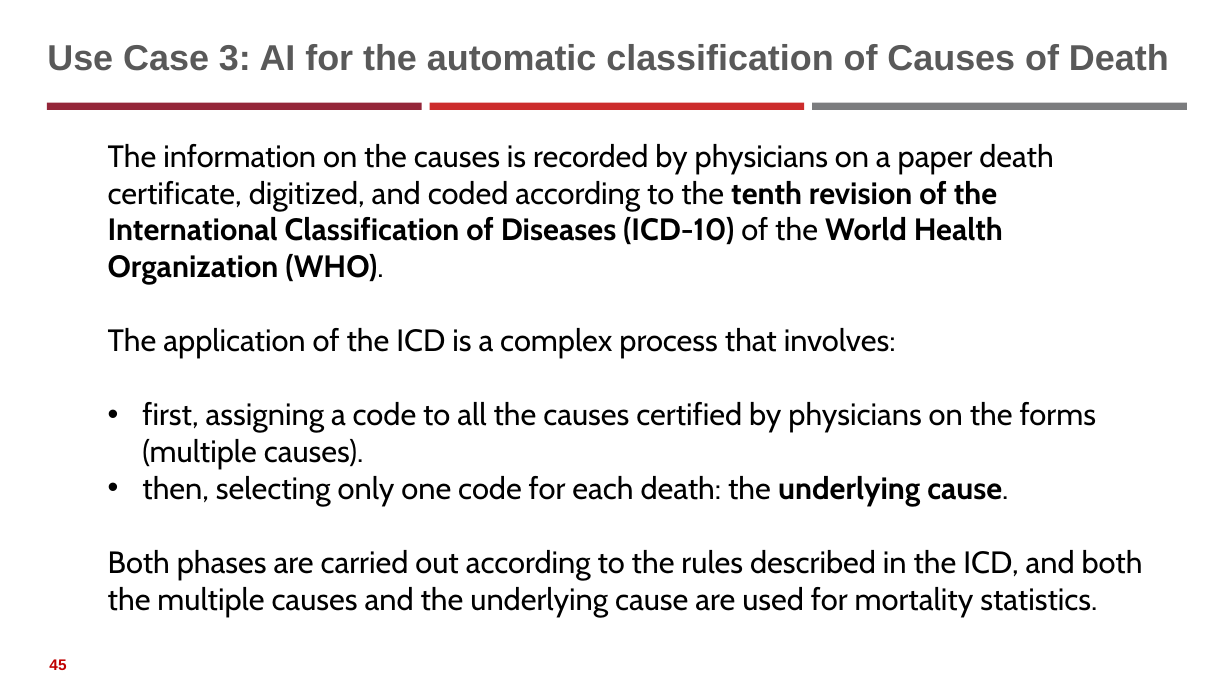
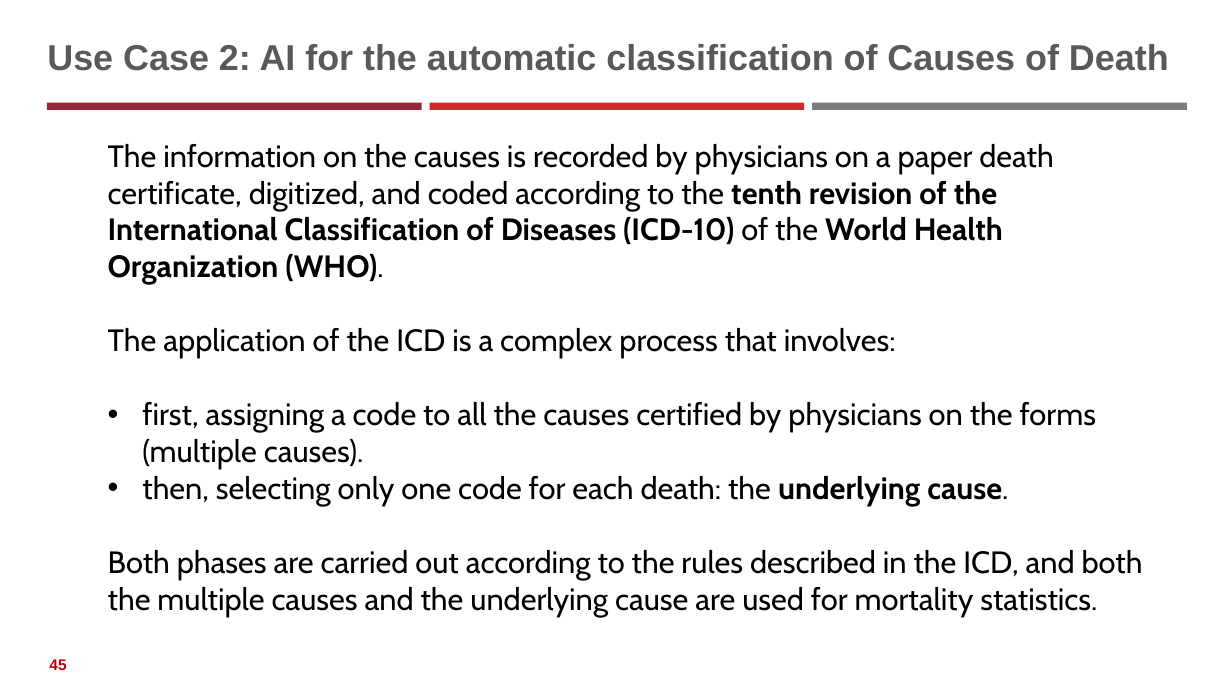
Before and after one commit to neural1977/talks_material, a slide deck: slide 45 of AI and BigData for Digital HealthCare_seminario_la_sapienza_pugliese_digioacchino.pptx. Drawn at 1232x693 pixels with LibreOffice and Linux fonts; fonts in the diff are those of the drawing; background and template pictures are left out. Boxes give left, top, right and bottom in pixels: in the first picture for what was removed or moved away, otherwise in the second. Text is boxed around its words. In the diff, an @@ line names an element or a change of style, - is before the commit and + after.

```diff
--- a/AI and BigData for Digital HealthCare_seminario_la_sapienza_pugliese_digioacchino.pptx
+++ b/AI and BigData for Digital HealthCare_seminario_la_sapienza_pugliese_digioacchino.pptx
@@ title at [47,44,1169,71]: text changed @@
-Use Case 3: AI for the automatic classification of Causes of Death
+Use Case 2: AI for the automatic classification of Causes of Death
```
Also in this commit, not shown: 6 other slides changed, 3 other files.
